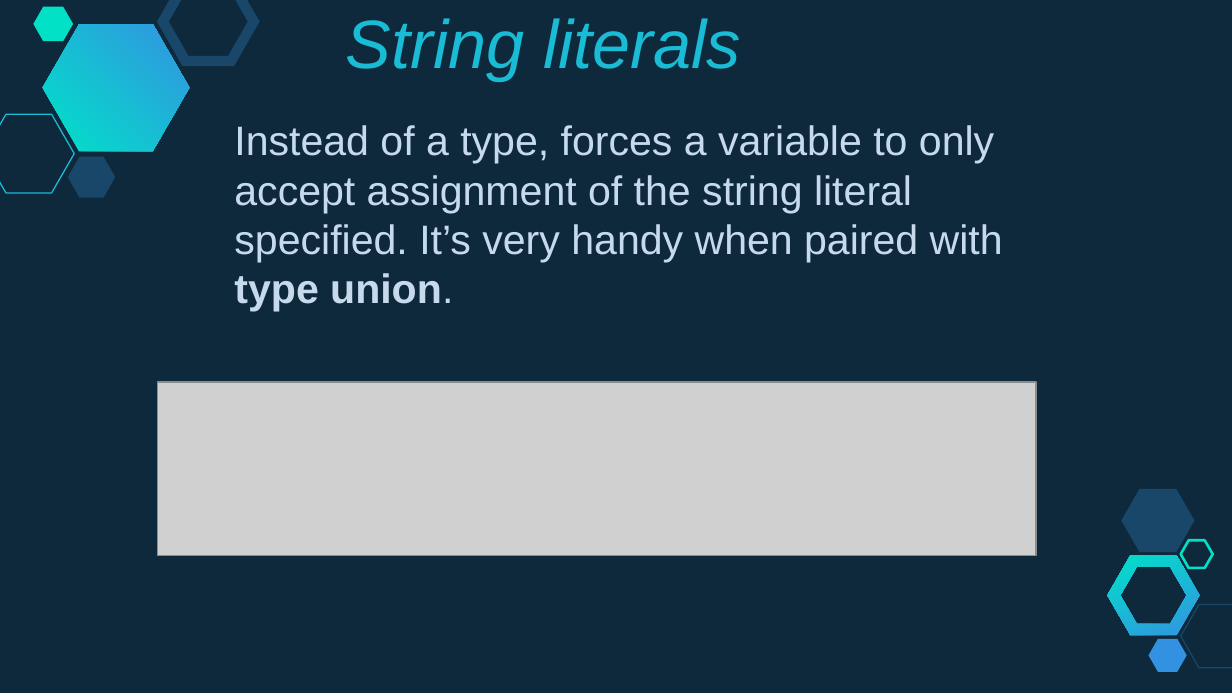
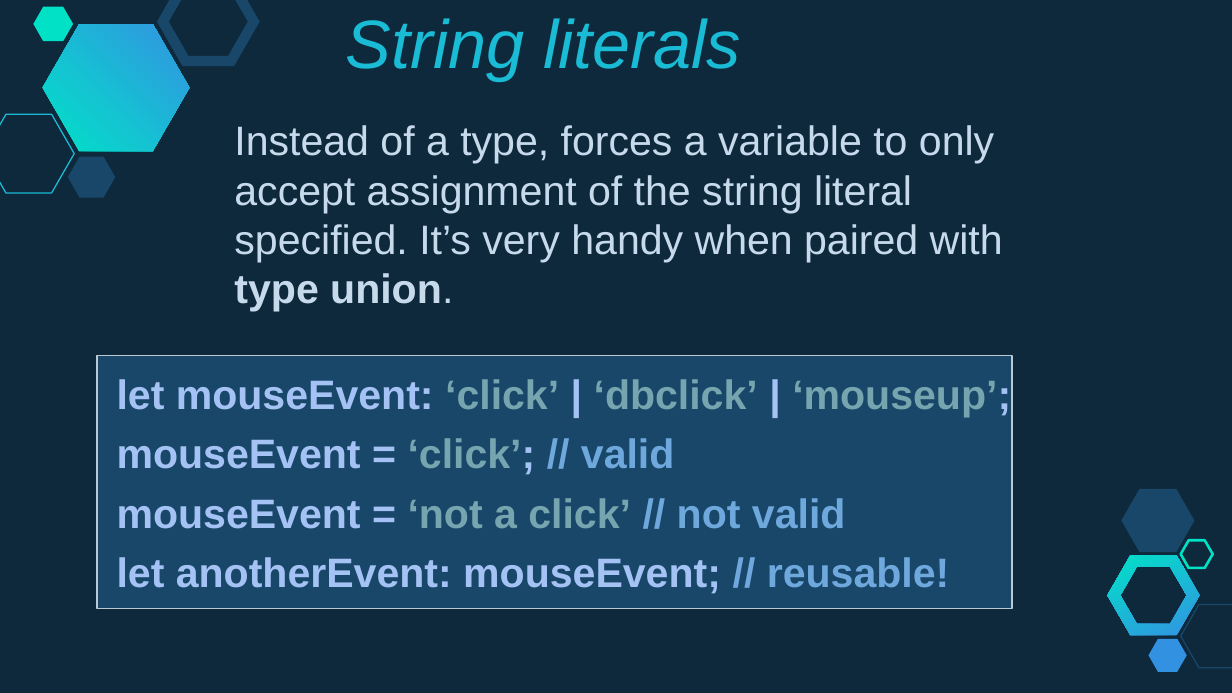
Before and after one commit to ULL-ESIT-PAI-2021-2022/2021-2022-pai-typescript-typescriptteam, a slide deck: slide 15 of slides/TypeScript.pptx (slide 16 before the commit). Drawn at 1232x693 pixels with LibreOffice and Linux fonts; fonts in the diff are those of the drawing; grey boxes stand for pictures. Boxes give left, top, right and bottom in pixels: in the first picture for what was removed or moved away, otherwise in the second. Text is boxed around its words. In the diff, an @@ line names an element or a change of style, - is before the commit and + after.

```diff
--- a/slides/TypeScript.pptx
+++ b/slides/TypeScript.pptx
@@ rectangle added at (97, 356, 1013, 610), fill #184769, outline #BBC9D3 0.75 pt @@
@@ text added at (117, 379, 1011, 594), 24 pt, text #A4C2F4, bold @@
+let mouseEvent: ‘click’ | ‘dbclick’ | ‘mouseup’;
+mouseEvent = ‘click’; // valid
+mouseEvent = ‘not a click’ // not valid
+let anotherEvent: mouseEvent; // reusable!
@@ picture removed at (158, 382, 1036, 556) @@
```
Also in this commit, not shown: 30 other slides changed, 2 slides added, 4 slides removed, 15 other files.
